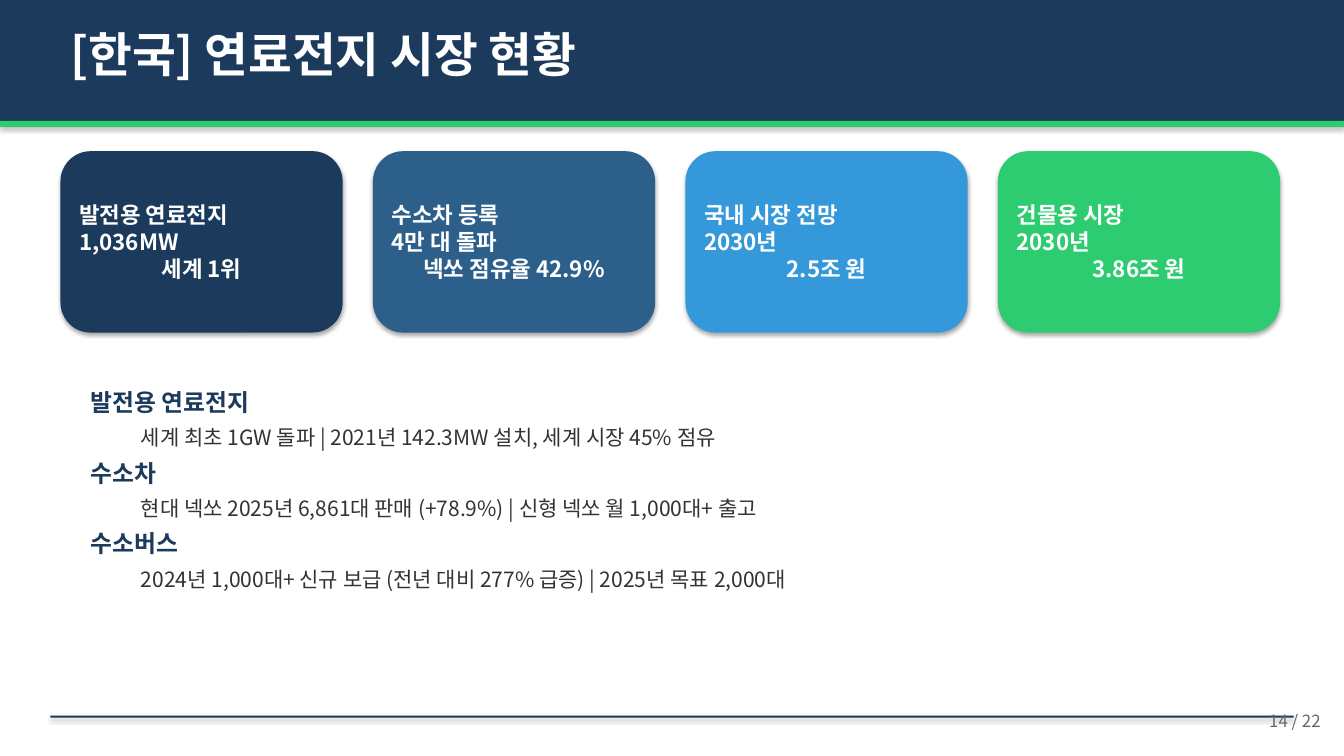
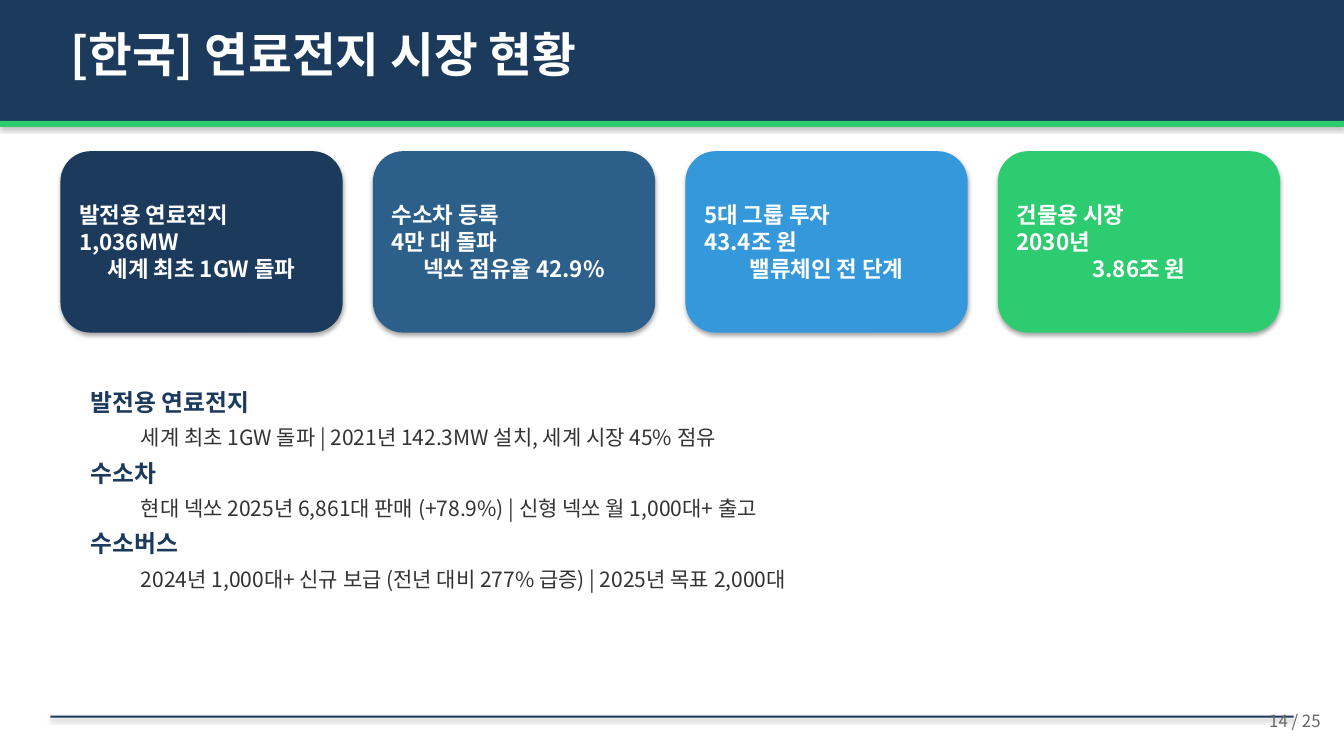
Before and after one commit to hpark1947/Hydrogen, a slide deck: slide 14 of 연료전지/연료전지_발표자료.pptx. Drawn at 1344x756 pixels with LibreOffice and Linux fonts; fonts in the diff are those of the drawing. Boxes give left, top, right and bottom in pixels: in the first picture for what was removed or moved away, otherwise in the second. Text is boxed around its words. In the diff, an @@ line names an element or a change of style, - is before the commit and + after.

```diff
--- a/연료전지/연료전지_발표자료.pptx
+++ b/연료전지/연료전지_발표자료.pptx
@@ text in rounded rectangle at [79, 204, 295, 279]: text changed @@
-발전용 연료전지
-1,036MW
-세계 1위
+발전용 연료전지
+1,036MW
+세계 최초 1GW 돌파
@@ text in rounded rectangle at [704, 204, 903, 279]: text changed @@
-국내 시장 전망
-2030년
-2.5조 원
+5대 그룹 투자
+43.4조 원
+밸류체인 전 단계
@@ text at [1269, 714, 1321, 727]: text changed @@
-14 / 22
+14 / 25
```
Also in this commit, not shown: 20 other slides changed, 3 slides added, 4 other files.
